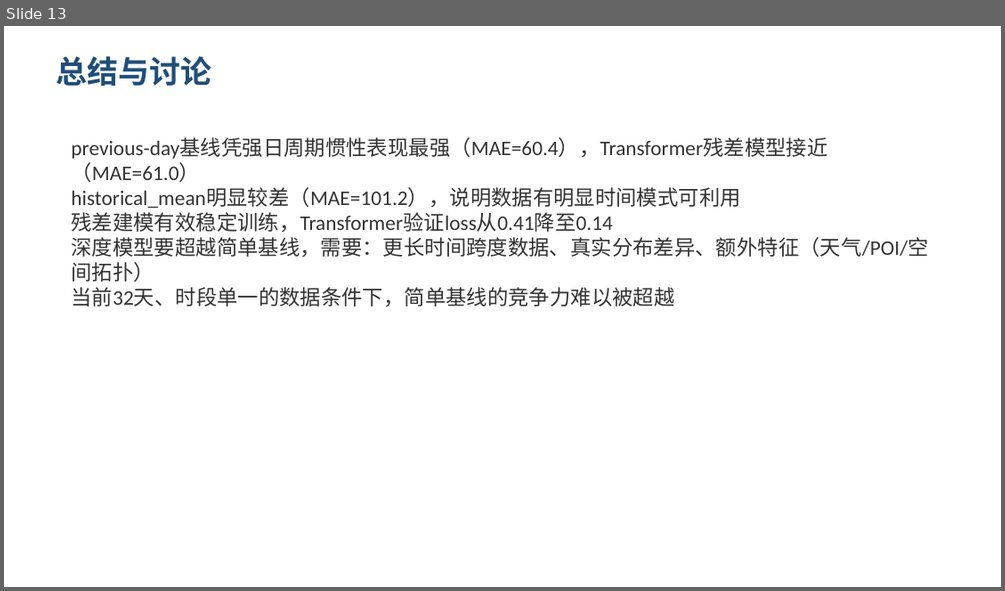
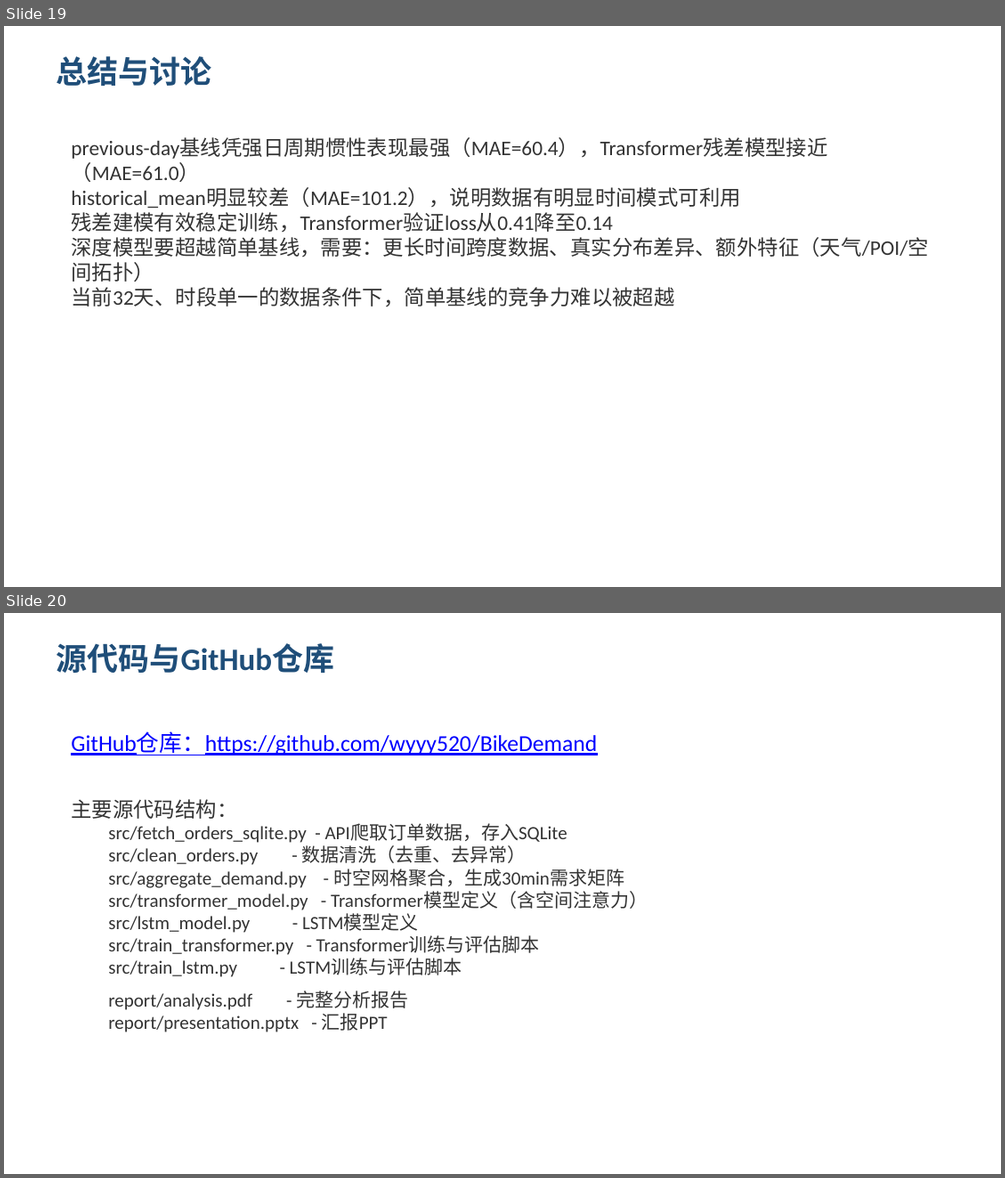
Before and after one commit to wyyy520/BikeDemand, a slide deck: report/presentation.pptx. Shown one above the other, each under a label of ours: slide 13 before the commit, slides 19 and 20 after it. The pictures are 1005x591 and 1005x1178 pixels, drawn with LibreOffice and Linux fonts; fonts in the diff are those of the drawing. Boxes give left, top, right and bottom in pixels: in the first picture for what was removed or moved away, otherwise in the second. Text is boxed around its words. In the diff, an @@ line names an element or a change of style, - is before the commit and + after.

Commit message:
Add experiment screenshots, source code appendix, and GitHub link to report & PPT

```diff
--- a/report/presentation.pptx
+++ b/report/presentation.pptx
@@ slide 20 added at bbox=[4, 613, 1001, 1174], background #FFFFFF @@
@@ text added at bbox=[57, 643, 335, 673], 30 pt, text #1F4E79, bold @@
+源代码与GitHub仓库
@@ text added at bbox=[71, 732, 597, 755], 22 pt, text #0000FF, underline @@
+GitHub仓库：https://github.com/wyyy520/BikeDemand
@@ text added at bbox=[71, 799, 647, 1032], 18 pt, text #333333 @@
+主要源代码结构：
+  src/fetch_orders_sqlite.py - API爬取订单数据，存入SQLite
+  src/clean_orders.py - 数据清洗（去重、去异常）
+  src/aggregate_demand.py - 时空网格聚合，生成30min需求矩阵
+  src/transformer_model.py - Transformer模型定义（含空间注意力）
+  src/lstm_model.py - LSTM模型定义
+  src/train_transformer.py - Transformer训练与评估脚本
+  src/train_lstm.py - LSTM训练与评估脚本
+  report/analysis.pdf - 完整分析报告
+  report/presentation.pptx - 汇报PPT
@@ what was slide 13 is now slide 19 @@
```
Also in this commit, not shown: 6 other slides added, 7 other files.
